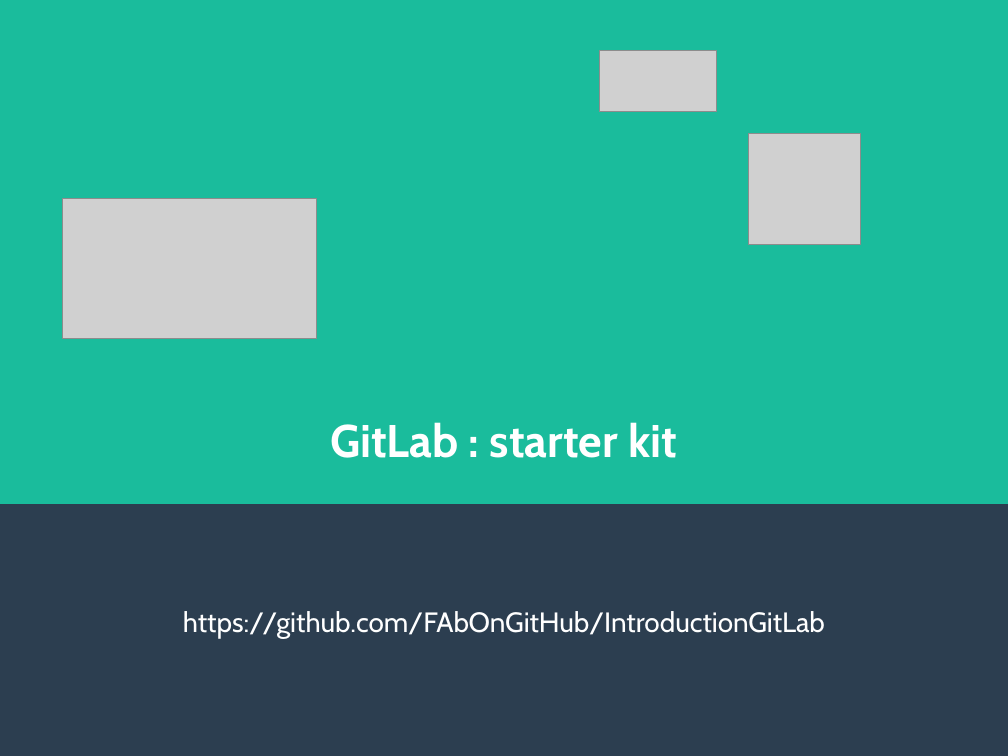
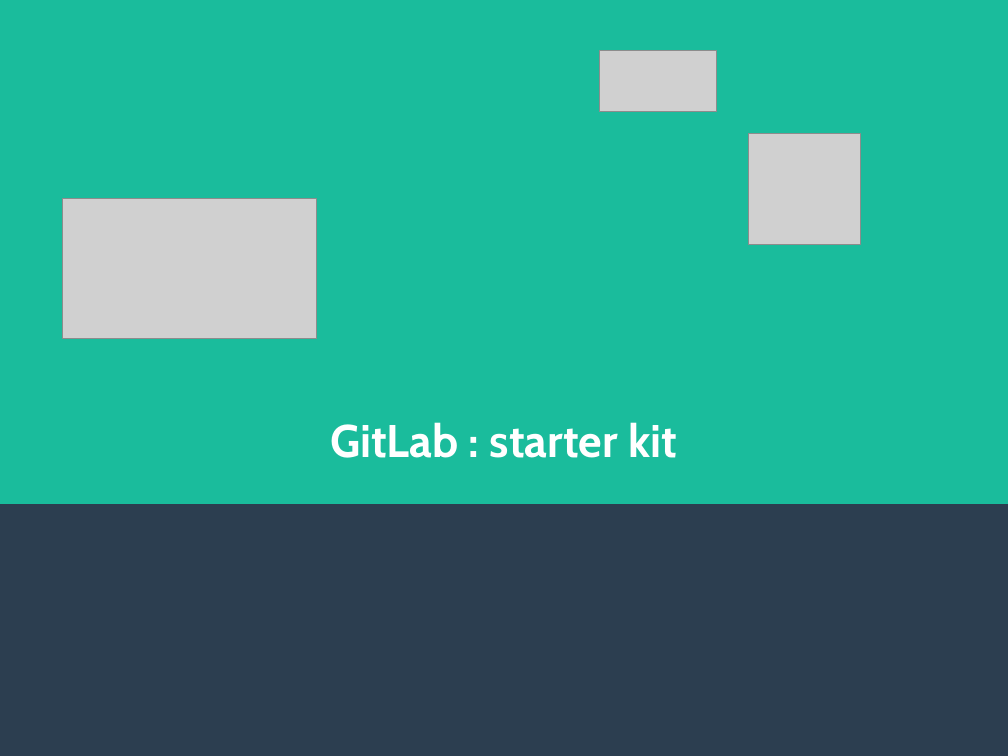
Before and after one commit to FAbOnGitHub/IntroductionGitLab, a slide deck: slide 1 of 20181008_initiation_GitLab_FM.odp. Drawn at 1008x756 pixels with LibreOffice and Linux fonts; fonts in the diff are those of the drawing; grey boxes stand for pictures. Boxes give left, top, right and bottom in pixels: in the first picture for what was removed or moved away, otherwise in the second. Text is boxed around its words. In the diff, an @@ line names an element or a change of style, - is before the commit and + after.

```diff
--- a/20181008_initiation_GitLab_FM.odp
+++ b/20181008_initiation_GitLab_FM.odp
@@ subtitle removed at box(183, 611, 825, 638) @@
-https://github.com/FAbOnGitHub/IntroductionGitLab
```
Also in this commit, not shown: 10 other slides changed, 3 slides added, 2 slides removed, 1 other file.
